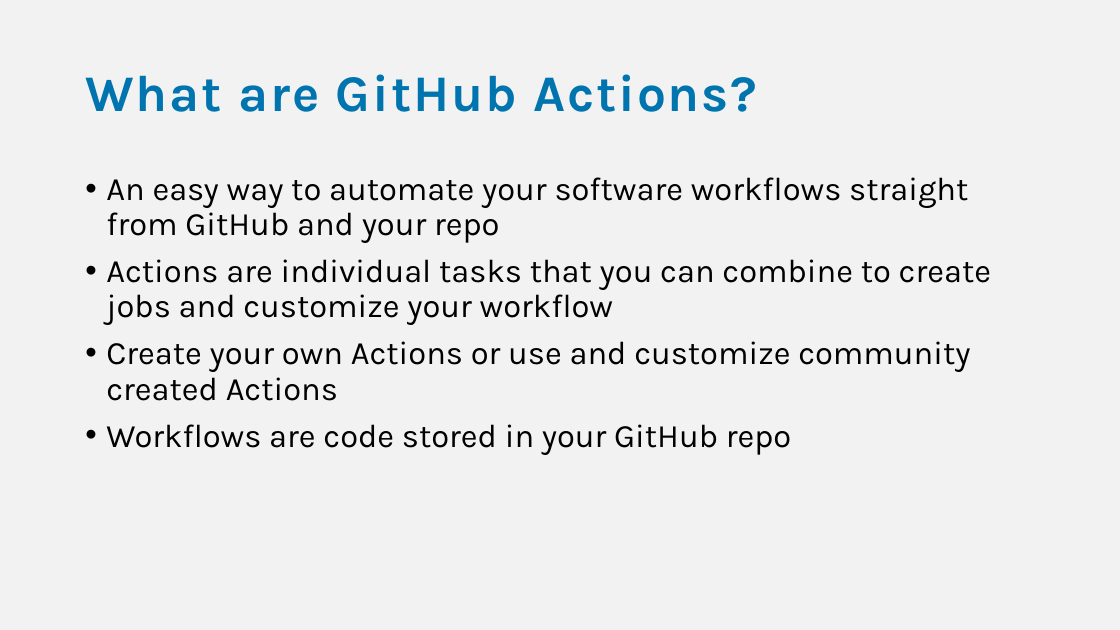
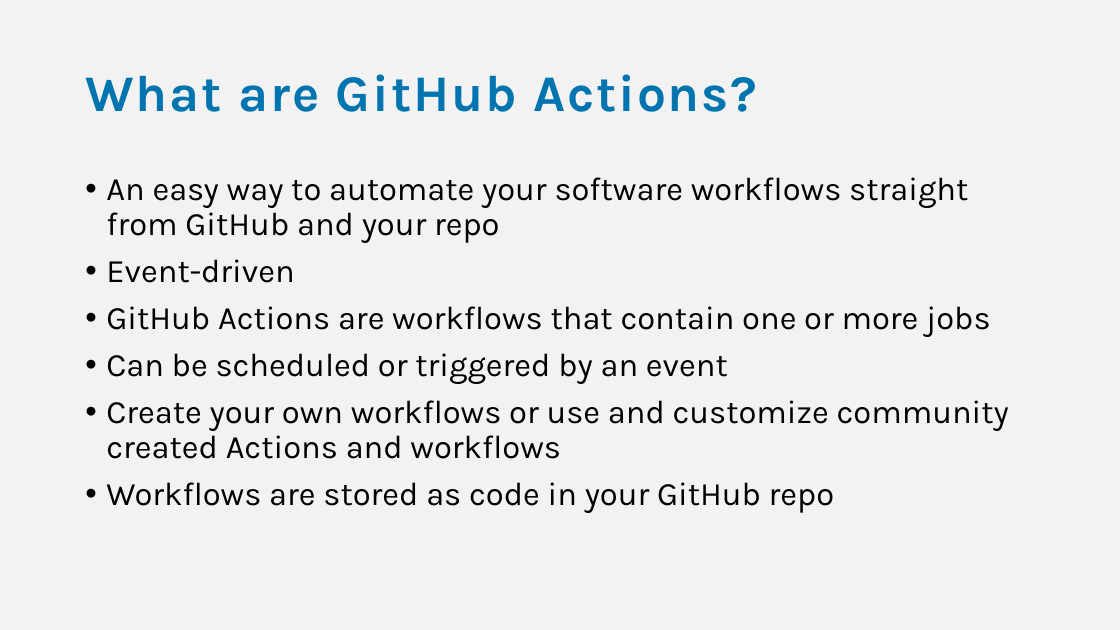
Before and after one commit to bjablonsky/GithubActions, a slide deck: slide 4 of slides/GithubActions-WorkflowsInYourRepo.pptx. Drawn at 1120x630 pixels with LibreOffice and Linux fonts; fonts in the diff are those of the drawing. Boxes give left, top, right and bottom in pixels: in the first picture for what was removed or moved away, otherwise in the second. Text is boxed around its words. In the diff, an @@ line names an element or a change of style, - is before the commit and + after.

```diff
--- a/slides/GithubActions-WorkflowsInYourRepo.pptx
+++ b/slides/GithubActions-WorkflowsInYourRepo.pptx
@@ text at bbox=[106, 259, 1009, 513]: text changed @@
-• Actions are individual tasks that you can combine to create jobs and customize your workflow
-• Create your own Actions or use and customize community created Actions
-• Workflows are code stored in your GitHub repo
+• Event-driven
+• GitHub Actions are workflows that contain one or more jobs
+• Can be scheduled or triggered by an event
+• Create your own workflows or use and customize community created Actions and workflows
+• Workflows are stored as code in your GitHub repo
```
Also in this commit, not shown: 13 other slides changed, 4 slides added, 1 slide removed, 1 other file.
